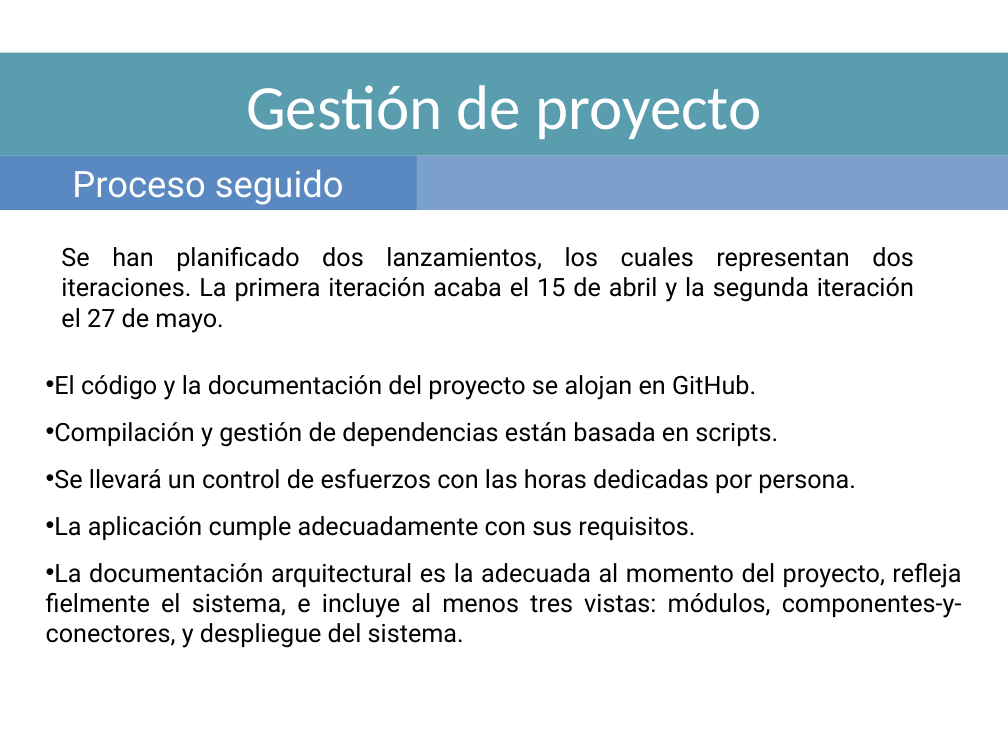
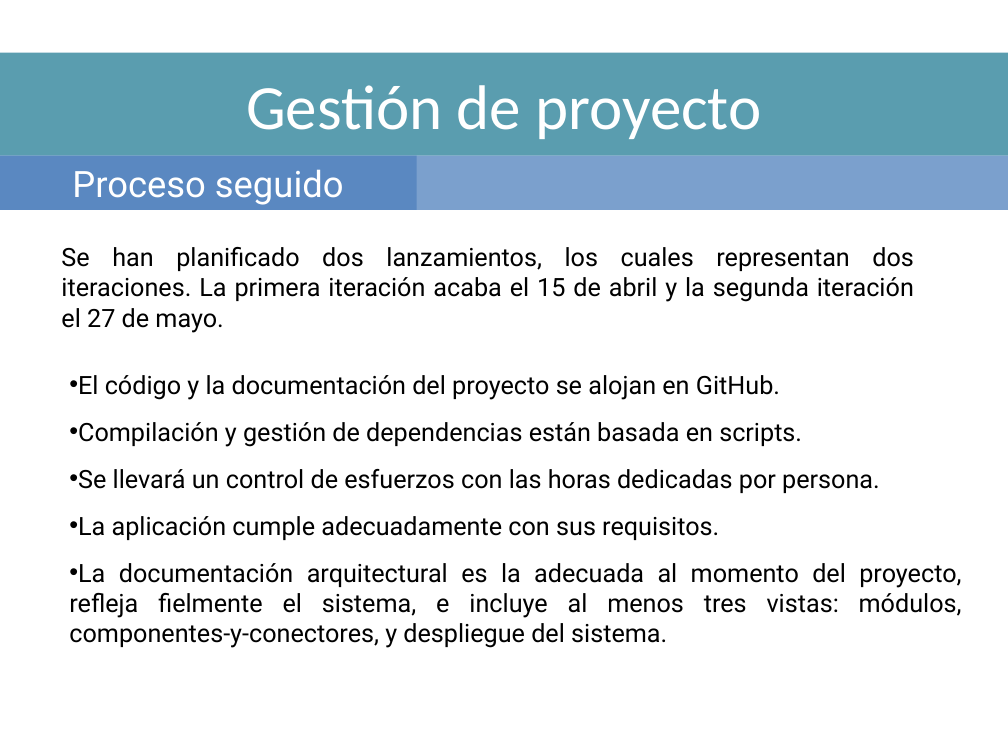
Before and after one commit to UNIZAR-30249-2016-UniDev/Documentacion-LabIS, a slide deck: slide 3 of Presentaciones/SmartCampus_Final.pptx. Drawn at 1008x756 pixels with LibreOffice and Linux fonts; fonts in the diff are those of the drawing; background and template pictures are left out. Boxes give left, top, right and bottom in pixels: in the first picture for what was removed or moved away, otherwise in the second. Text is boxed around its words. In the diff, an @@ line names an element or a change of style, - is before the commit and + after.

```diff
--- a/Presentaciones/SmartCampus_Final.pptx
+++ b/Presentaciones/SmartCampus_Final.pptx
@@ text "El código y la documentación ..." rewrapped from box(46, 375, 962, 648) to box(69, 375, 962, 648) @@
```
Also in this commit, not shown: 3 other slides changed, 1 other file.
